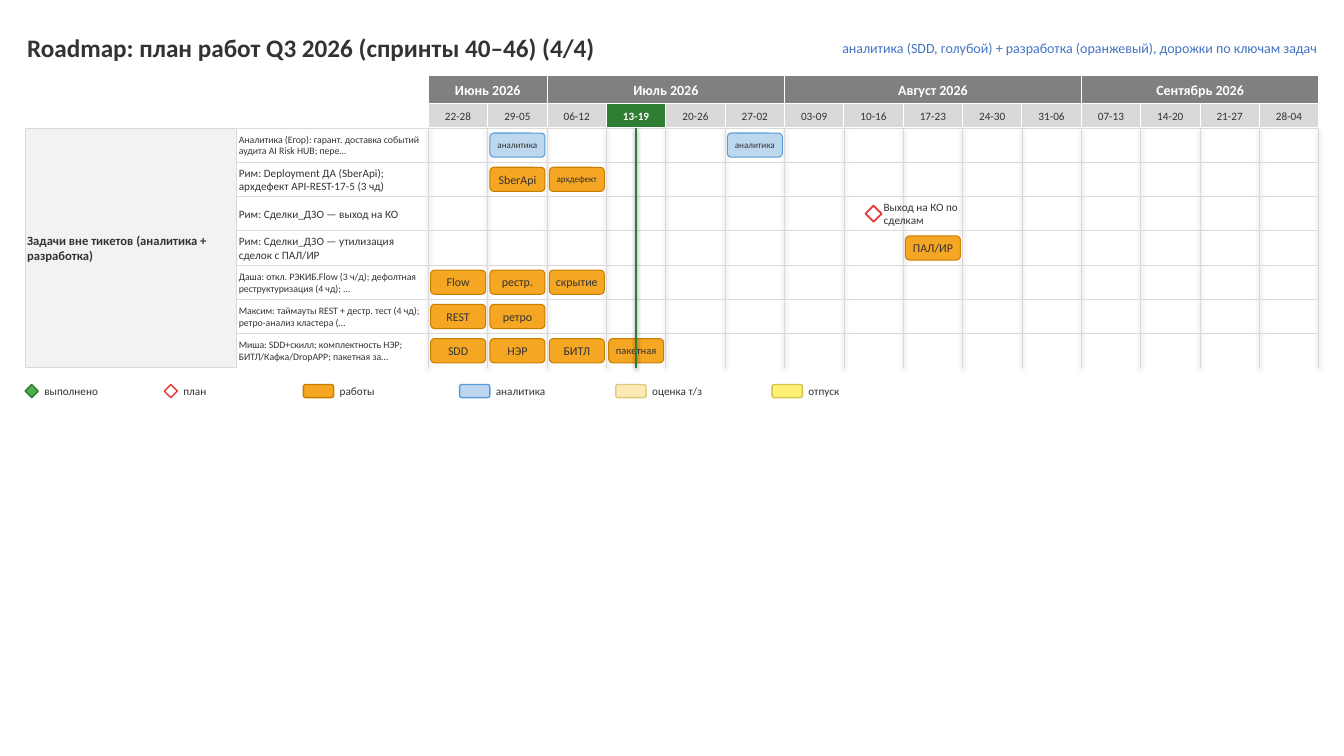
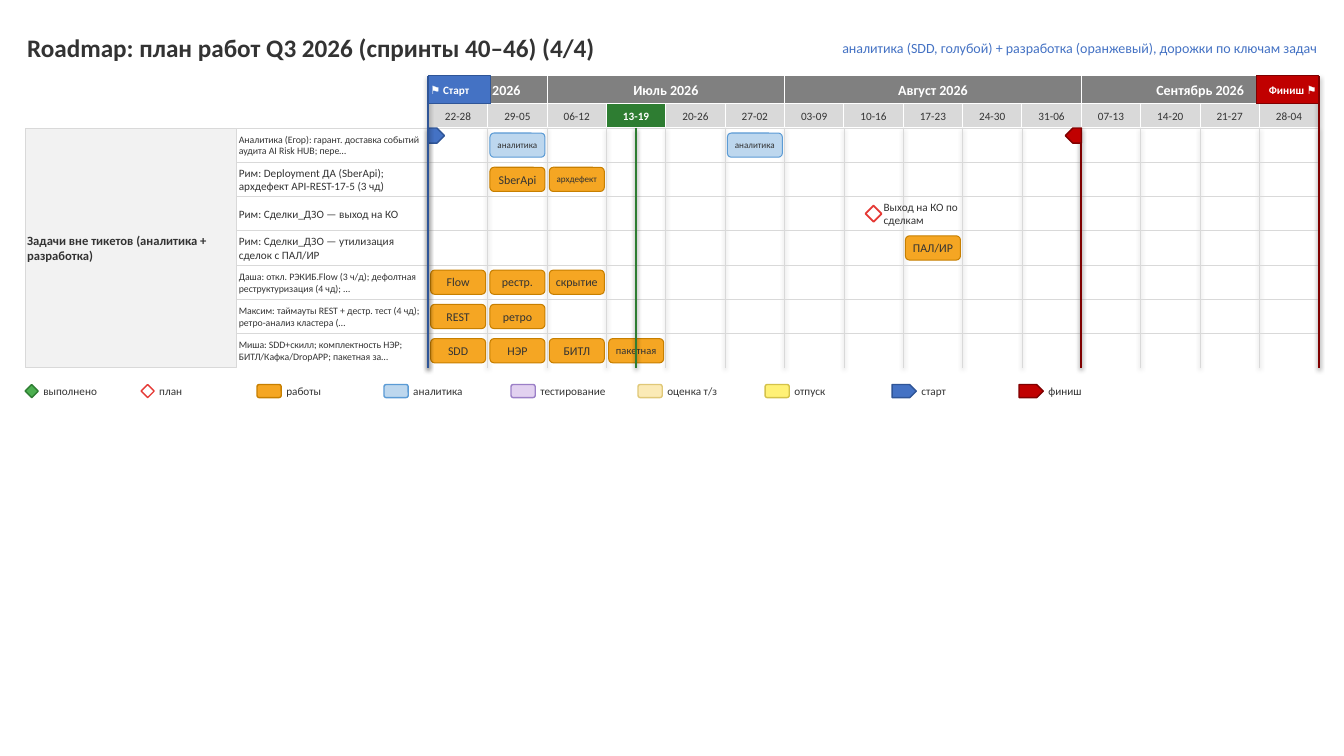
Before and after one commit to njreyesc/roadmap-builder, a slide deck: slide 4 of roadmap_2026Q3.pptx. Drawn at 1344x756 pixels with LibreOffice and Linux fonts; fonts in the diff are those of the drawing. Boxes give left, top, right and bottom in pixels: in the first picture for what was removed or moved away, otherwise in the second. Text is boxed around its words. In the diff, an @@ line names an element or a change of style, - is before the commit and + after.

```diff
--- a/roadmap_2026Q3.pptx
+++ b/roadmap_2026Q3.pptx
@@ line added from (429, 76) to (429, 368), #2F5597 1.5 pt @@
@@ rectangle added at (429, 76, 491, 104), fill #4472C4, outline #2F5597 0.75 pt, 8 pt, text #FFFFFF, bold @@
+⚑ Старт
@@ rectangle added at (1256, 76, 1319, 104), fill #C00000, outline #7F0000 0.75 pt, 8 pt, text #FFFFFF, bold @@
+Финиш ⚑
@@ line added from (1319, 76) to (1319, 368), #7F0000 1.5 pt @@
@@ line added from (429, 128) to (429, 368), #2F5597 1.5 pt @@
@@ pentagon arrow added at (429, 128, 445, 143), fill #4472C4, outline #2F5597 1 pt @@
@@ pentagon arrow added at (1066, 128, 1082, 143), fill #C00000, outline #7F0000 1 pt @@
@@ line added from (1082, 128) to (1082, 368), #7F0000 1.5 pt @@
@@ diamond: place and size @@
-diamond at (164, 384, 177, 397)
+diamond at (141, 384, 154, 397)
@@ text "план": place and size @@
-text "план" at (183, 389, 206, 395)
+text "план" at (159, 389, 182, 395)
@@ rounded rectangle: place and size @@
-rounded rectangle at (303, 384, 334, 397)
+rounded rectangle at (257, 384, 281, 397)
@@ text "работы": place and size @@
-text "работы" at (340, 387, 375, 397)
+text "работы" at (286, 387, 321, 397)
@@ rounded rectangle: place and size @@
-rounded rectangle at (460, 384, 490, 397)
+rounded rectangle at (384, 384, 408, 397)
@@ text "аналитика": place and size @@
-text "аналитика" at (496, 389, 545, 395)
+text "аналитика" at (413, 389, 462, 395)
@@ rounded rectangle added at (511, 384, 535, 397), fill #E2D1F0, outline #9B7FC7 1 pt @@
@@ text added at (540, 389, 605, 397), 8 pt, text #333333 @@
+тестирование
@@ rounded rectangle: place and size @@
-rounded rectangle at (616, 384, 646, 397)
+rounded rectangle at (638, 384, 662, 397)
@@ text "оценка т/з": place and size @@
-text "оценка т/з" at (652, 387, 702, 397)
+text "оценка т/з" at (667, 387, 717, 397)
@@ rounded rectangle: place and size @@
-rounded rectangle at (772, 384, 803, 397)
+rounded rectangle at (765, 384, 789, 397)
@@ text "отпуск": place and size @@
-text "отпуск" at (808, 389, 839, 397)
+text "отпуск" at (794, 389, 825, 397)
@@ pentagon arrow added at (892, 384, 917, 397), fill #4472C4, outline #2F5597 1 pt @@
@@ text added at (921, 389, 946, 397), 8 pt, text #333333 @@
+старт
@@ pentagon arrow added at (1019, 384, 1044, 397), fill #C00000, outline #7F0000 1 pt @@
@@ text added at (1048, 387, 1081, 397), 8 pt, text #333333 @@
+финиш
```
Also in this commit, not shown: 3 other slides changed, 10 other files.
